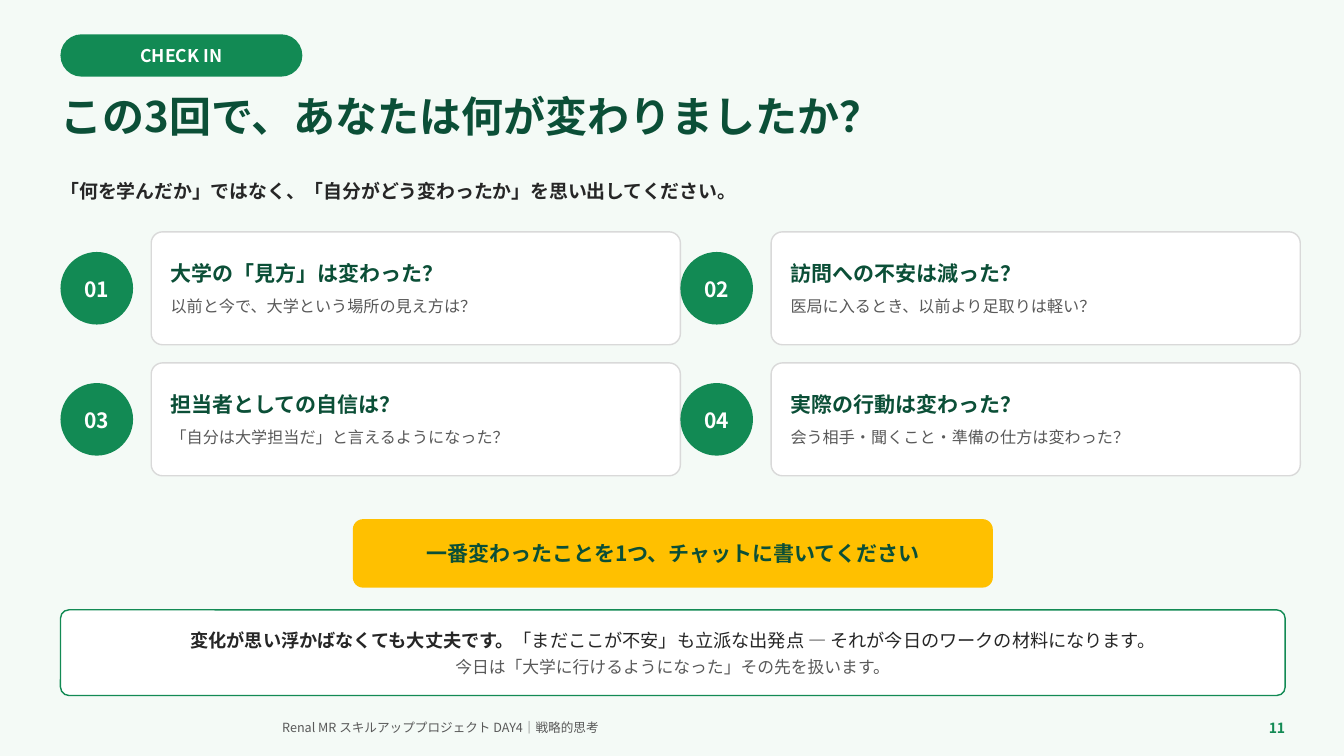
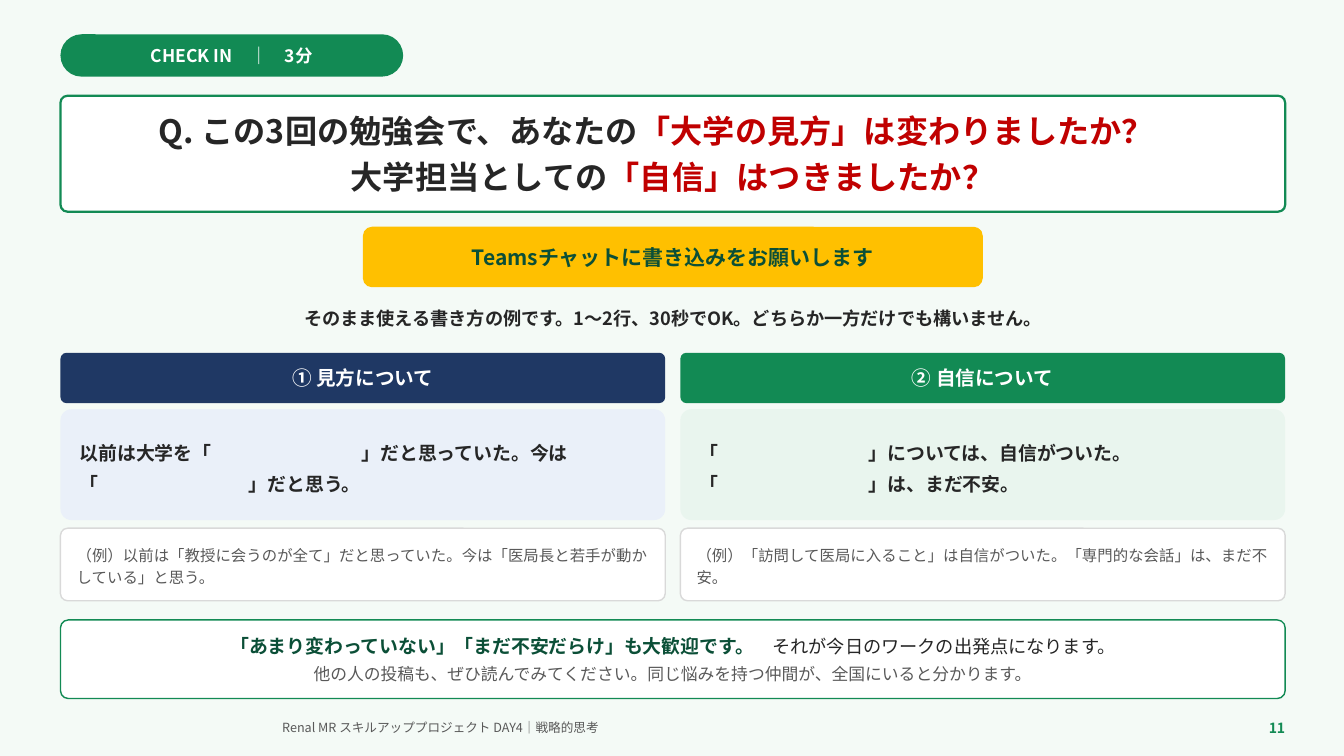
Before and after one commit to TAKUYA-1187/Claude, a slide deck: slide 11 of novartis_training/DAY4_ちょっと分かるだけで世界が変わる.pptx. Drawn at 1344x756 pixels with LibreOffice and Linux fonts; fonts in the diff are those of the drawing; background and template pictures are left out. Boxes give left, top, right and bottom in pixels: in the first picture for what was removed or moved away, otherwise in the second. Text is boxed around its words. In the diff, an @@ line names an element or a change of style, - is before the commit and + after.

```diff
--- a/novartis_training/DAY4_ちょっと分かるだけで世界が変わる.pptx
+++ b/novartis_training/DAY4_ちょっと分かるだけで世界が変わる.pptx
@@ rounded rectangle "CHECK IN ｜ 3分": place and size @@
-rounded rectangle "CHECK IN ｜ 3分" at [60,34,302,77]
+rounded rectangle "CHECK IN ｜ 3分" at [60,34,403,77]
@@ text in rounded rectangle at [151,47,313,64]: text changed @@
-CHECK IN
+CHECK IN ｜ 3分
@@ text removed at [60,95,881,136] @@
-この3回で、あなたは何が変わりましたか？
@@ rounded rectangle added at [60,96,1286,212], fill #FFFFFF, outline #128A54 1.6 pt, 23 pt, text #C00000, bold @@
+Q. この3回の勉強会で、あなたの「大学の見方」は変わりましたか？
+大学担当としての「自信」はつきましたか？
@@ text removed at [60,182,736,200] @@
-「何を学んだか」ではなく、「自分がどう変わったか」を思い出してください。
@@ rounded rectangle removed at [151,232,681,345] @@
-大学の「見方」は変わった？
-以前と今で、大学という場所の見え方は？
@@ rounded rectangle added at [363,227,983,287], fill #FFC000, 15 pt, text #0B4F37, bold @@
+Teamsチャットに書き込みをお願いします
@@ rounded rectangle removed at [771,232,1301,345] @@
-訪問への不安は減った？
-医局に入るとき、以前より足取りは軽い？
@@ ellipse removed at [60,252,133,325] @@
-01
@@ ellipse removed at [681,252,753,325] @@
-02
@@ text added at [304,309,1042,327], 13 pt, text #262626, bold @@
+そのまま使える書き方の例です。1〜2行、30秒でOK。どちらか一方だけでも構いません。
@@ rounded rectangle added at [60,353,665,403], fill #1F3864, 14 pt, text #FFFFFF, bold @@
+① 見方について
@@ rounded rectangle added at [681,353,1286,403], fill #128A54, 14 pt, text #FFFFFF, bold @@
+② 自信について
@@ ellipse removed at [60,383,133,456] @@
-03
@@ rounded rectangle removed at [151,363,681,476] @@
-担当者としての自信は？
-「自分は大学担当だ」と言えるようになった？
@@ ellipse removed at [681,383,753,456] @@
-04
@@ rounded rectangle removed at [771,363,1301,476] @@
-実際の行動は変わった？
-会う相手・聞くこと・準備の仕方は変わった？
@@ rounded rectangle added at [60,409,665,520], fill #EAF0F9, 13.5 pt, text #262626, bold @@
+以前は大学を「 」だと思っていた。今は「 」だと思う。
@@ rounded rectangle added at [681,409,1286,520], fill #E9F5EE, 13.5 pt, text #262626, bold @@
+「 」については、自信がついた。「 」は、まだ不安。
@@ rounded rectangle added at [60,528,665,601], fill #FFFFFF, outline #D9D9D9 1 pt, 11 pt, text #595959 @@
+（例）以前は「教授に会うのが全て」だと思っていた。今は「医局長と若手が動かしている」と思う。
@@ rounded rectangle removed at [353,519,993,588] @@
-一番変わったことを1つ、チャットに書いてください
@@ rounded rectangle added at [681,528,1286,601], fill #FFFFFF, outline #D9D9D9 1 pt, 11 pt, text #595959 @@
+（例）「訪問して医局に入ること」は自信がついた。「専門的な会話」は、まだ不安。
@@ rounded rectangle "「あまり変わっていない」「まだ不安だらけ」も大歓迎です。 それが今日のワークの出発点になります。": place and size @@
-rounded rectangle "「あまり変わっていない」「まだ不安だらけ」も大歓迎です。 それが今日のワークの出発点になります。" at [60,610,1286,696]
+rounded rectangle "「あまり変わっていない」「まだ不安だらけ」も大歓迎です。 それが今日のワークの出発点になります。" at [60,620,1286,699]
@@ text in rounded rectangle at [230,637,1115,682]: text changed; size 13 to 12 pt; text colour #262626 to #595959 @@
-変化が思い浮かばなくても大丈夫です。「まだここが不安」も立派な出発点 — それが今日のワークの材料になります。
-今日は「大学に行けるようになった」その先を扱います。
+「あまり変わっていない」「まだ不安だらけ」も大歓迎です。 それが今日のワークの出発点になります。
+他の人の投稿も、ぜひ読んでみてください。同じ悩みを持つ仲間が、全国にいると分かります。
```
Also in this commit, not shown: 19 other slides changed, 1 slide added, 2 other files.
